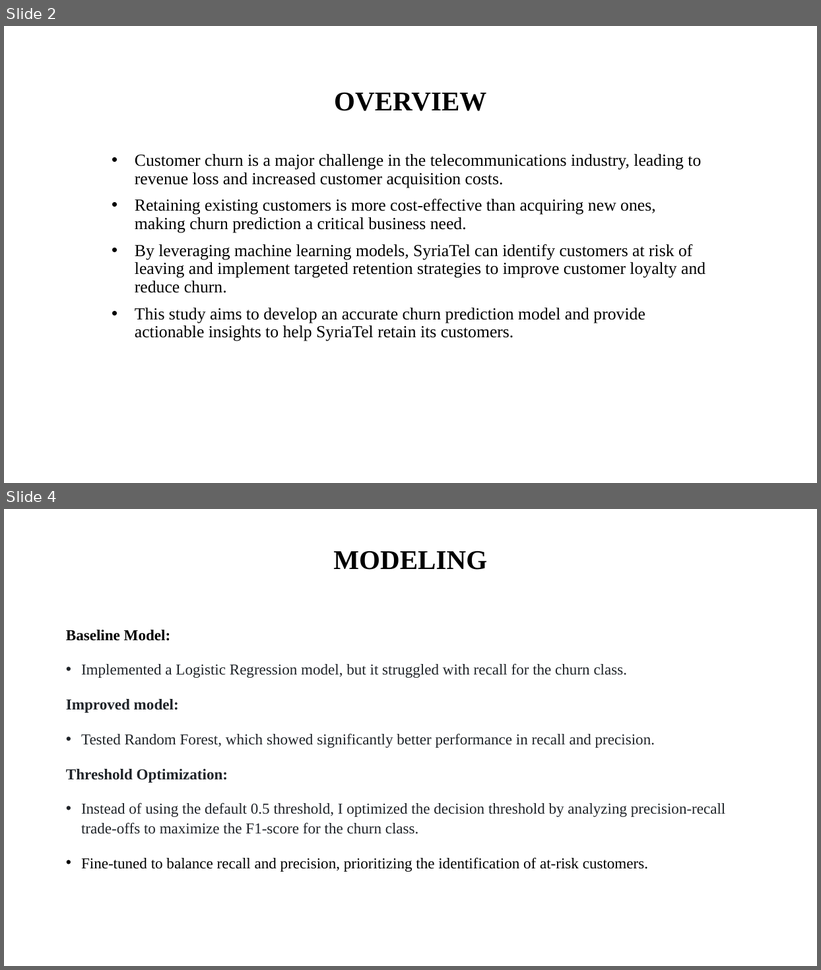
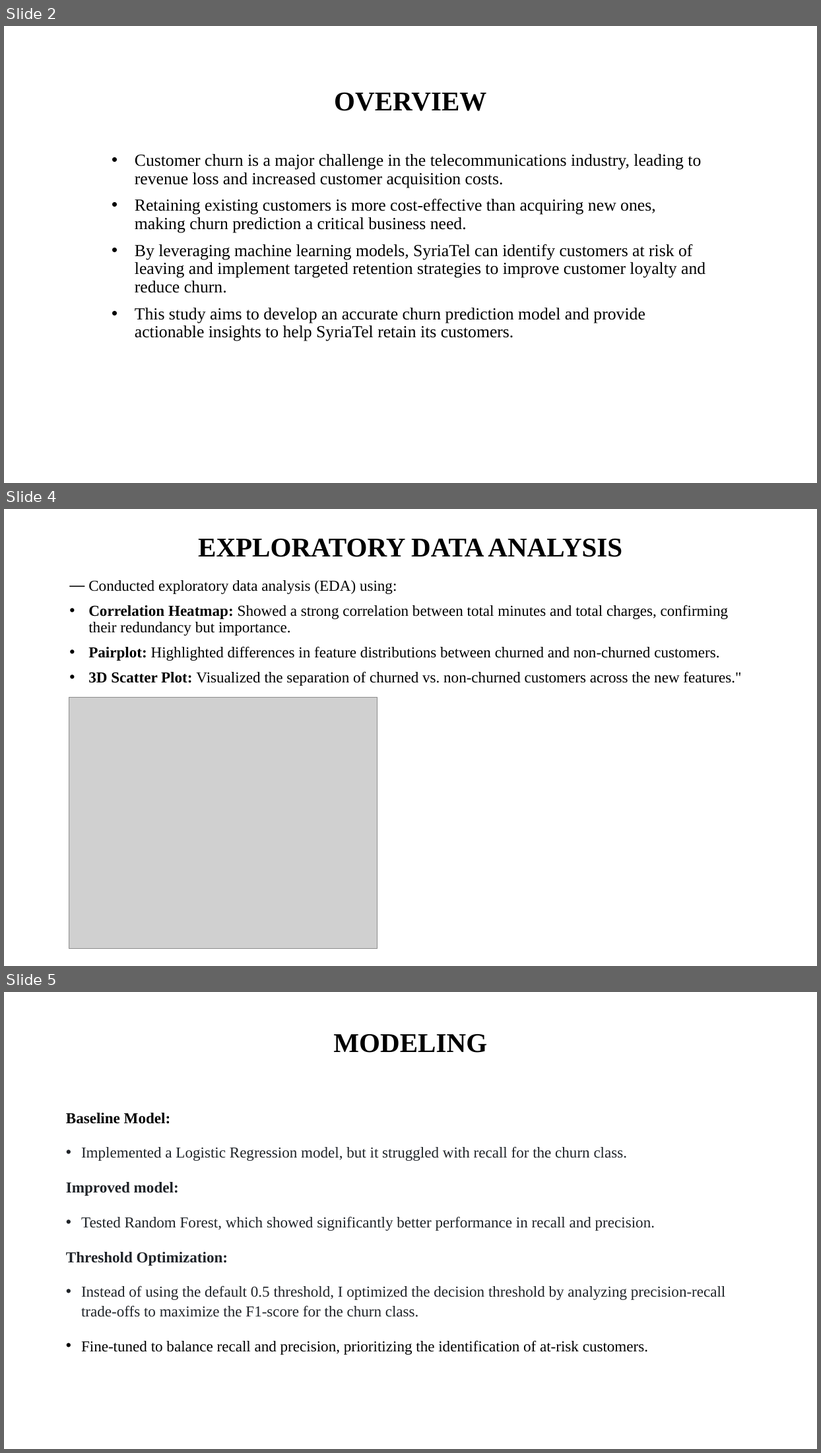
Before and after one commit to Mike101lab/Phase-3-Project-SyriaTel-Customer-Churn-Prediction-, a slide deck: SyriaTel Customer Churn Prediction Presentation.pptx. Shown one above the other, each under a label of ours: slides 2 and 4 before the commit, slides 2, 4 and 5 after it; the slides between them are not shown. The pictures are 821x970 and 821x1453 pixels, drawn with LibreOffice and Linux fonts; fonts in the diff are those of the drawing; grey boxes stand for pictures; background and template pictures are left out. Boxes give left, top, right and bottom in pixels: in the first picture for what was removed or moved away, otherwise in the second. Text is boxed around its words. In the diff, an @@ line names an element or a change of style, - is before the commit and + after.

```diff
--- a/SyriaTel Customer Churn Prediction Presentation.pptx
+++ b/SyriaTel Customer Churn Prediction Presentation.pptx
@@ slide 4 added at [4,509,817,966], background picture (left out) @@
@@ title added at [198,538,622,557], 32 pt, text #000000, bold @@
+EXPLORATORY DATA ANALYSIS
@@ subtitle added at [88,580,741,686], 18 pt, text #000000 @@
+― Conducted exploratory data analysis (EDA) using:
+• Correlation Heatmap: Showed a strong correlation between total minutes and total charges, confirming their redundancy but importance.
+• Pairplot: Highlighted differences in feature distributions between churned and non-churned customers.
+• 3D Scatter Plot: Visualized the separation of churned vs. non-churned customers across the new features."
@@ picture added at [69,698,378,949] @@
@@ what was slide 4 is now slide 5 @@
```
Also in this commit, not shown: 1 slide changed, 2 other files.
